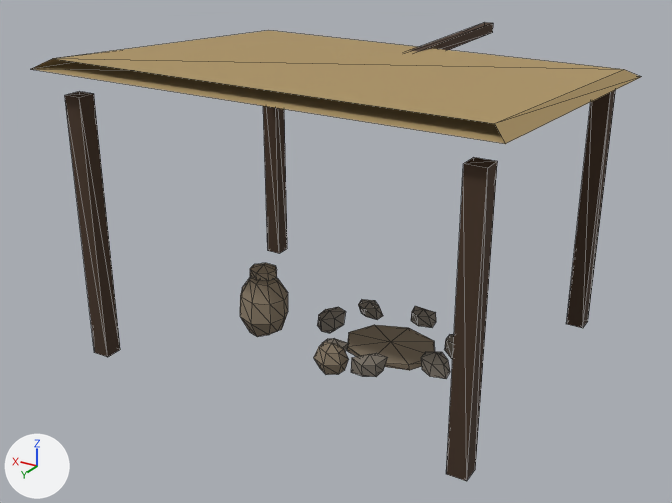
One commit to the glTF model art-src/blender/exports/caral/architecture/caral_camp_shelter_lod0.glb: the scene before it, then after it.
The view is the same before and after, from a 50 mm camera at (-3.1, 5.36, 3.35) aimed at (0.22, -0.18, 0.58). Every picture has the same lights, and +X, +Y and +Z are marked at lower left. The older version comes first. Mesh edges are drawn as thin lines. Vertices at exactly the same position are counted once.

The first picture shows 'GEO-Arch_camp_shelter_LOD0'.
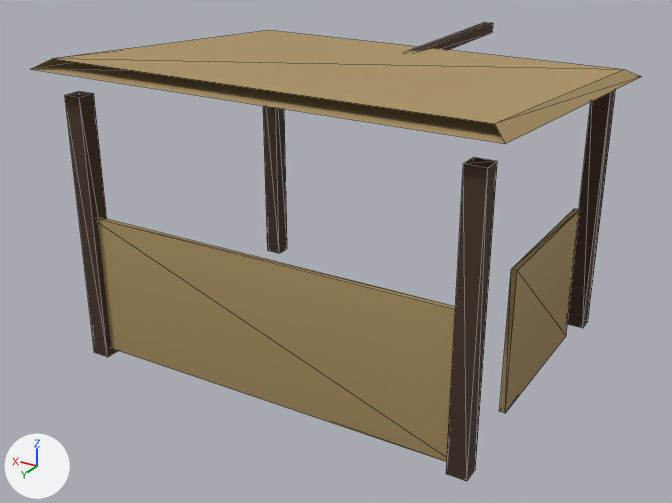
The edits, one by one:
me_geo_arch_camp_shelter_lod0 is used by ob_geo_arch_camp_shelter_lod0; location (0.0, 0.0, 0.0).
me_geo_arch_camp_shelter_lod0 had 234 vertices, 396 faces and spanned x -1.6..1.6, y -2.4..1.3, z -0.03..2.14.
me_geo_arch_camp_shelter_lod0 now has 250 vertices, 420 faces and spans x -1.6..1.6, y -2.4..1.3, z -0.03..2.14.
me_geo_arch_camp_shelter_lod0 part 1: a new loose piece, a box spanning x -1.4..1.4, y 1.08..1.12, z 0.05..1.05, in mat_mat_arch_canemat.
me_geo_arch_camp_shelter_lod0 part 2: a new loose piece, a box spanning x -1.42..-1.38, y -0.755..0.455, z 0.05..1.05, in mat_mat_arch_canemat.

What differs and where, as boxes (x1, y1, x2, y2) in the pictures (672 x 503 px):
part 1 of me_geo_arch_camp_shelter_lod0, added (brown): after (98, 218, 455, 462)
part 2 of me_geo_arch_camp_shelter_lod0, added (brown): after (499, 209, 580, 413)
